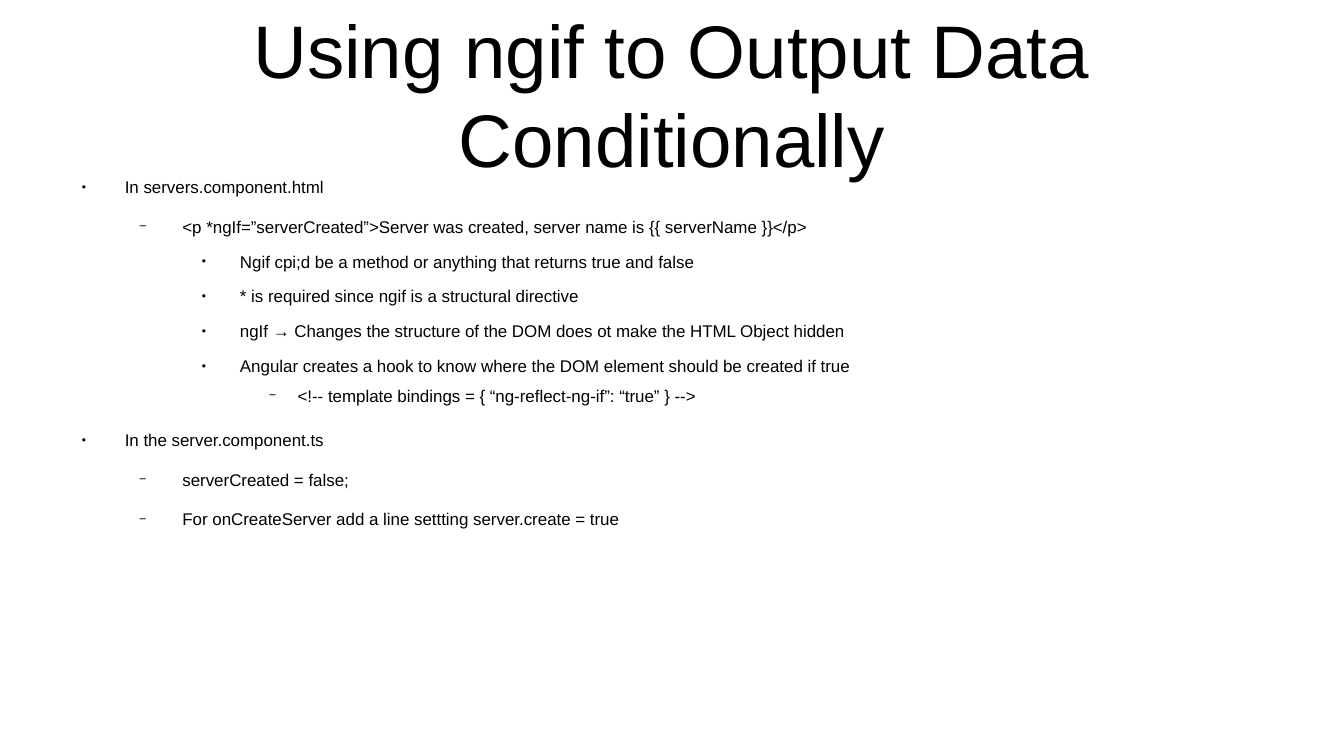
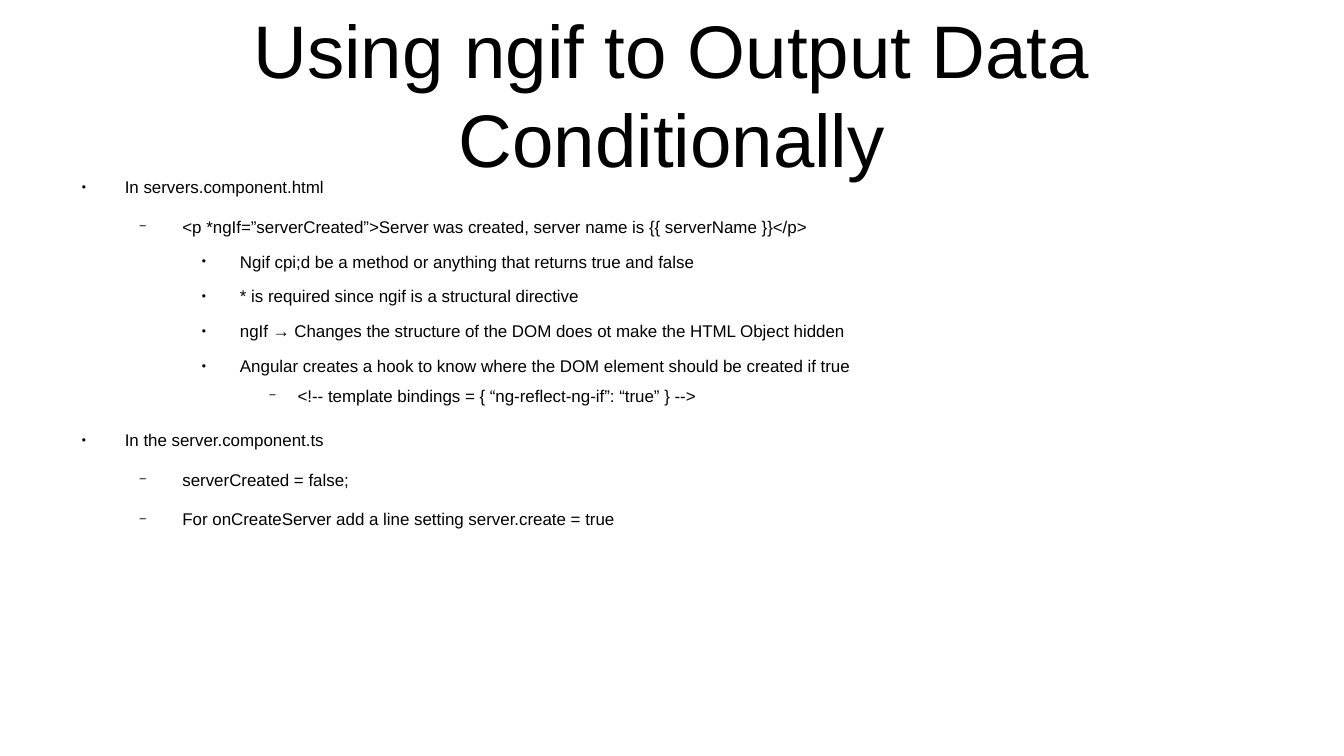
Before and after one commit to CharlesStockman/notesFromCourses, a slide deck: slide 29 of javascript/frameworks/angular/Angular 6 ( formerly Angular 2) -- The Complete Guide.odp. Drawn at 1344x756 pixels with LibreOffice and Linux fonts; fonts in the diff are those of the drawing. Boxes give left, top, right and bottom in pixels: in the first picture for what was removed or moved away, otherwise in the second. Text is boxed around its words. In the diff, an @@ line names an element or a change of style, - is before the commit and + after.

```diff
--- a/javascript/frameworks/angular/Angular 6 ( formerly Angular 2) -- The Complete Guide.odp
+++ b/javascript/frameworks/angular/Angular 6 ( formerly Angular 2) -- The Complete Guide.odp
@@ text at (182, 512, 614, 529): text changed @@
-  − For onCreateServer add a line settting server.create = true
+  − For onCreateServer add a line setting server.create = true
```
Also in this commit, not shown: 7 other slides changed, 13 slides added, 55 other files.
